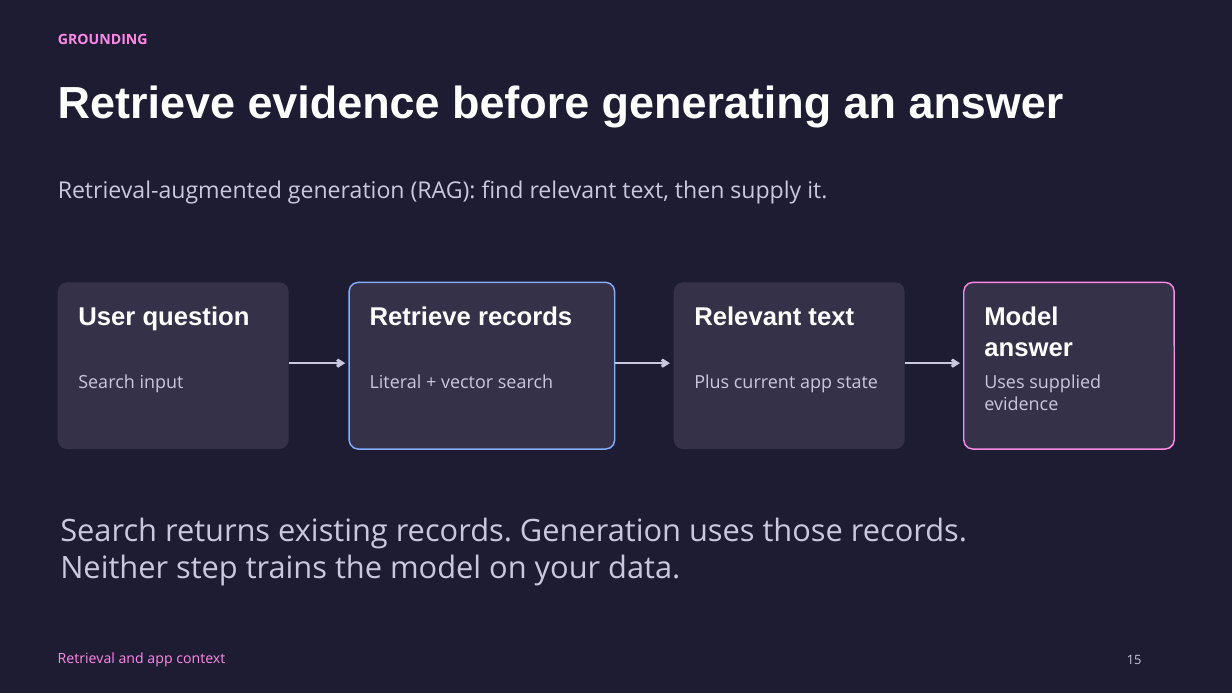
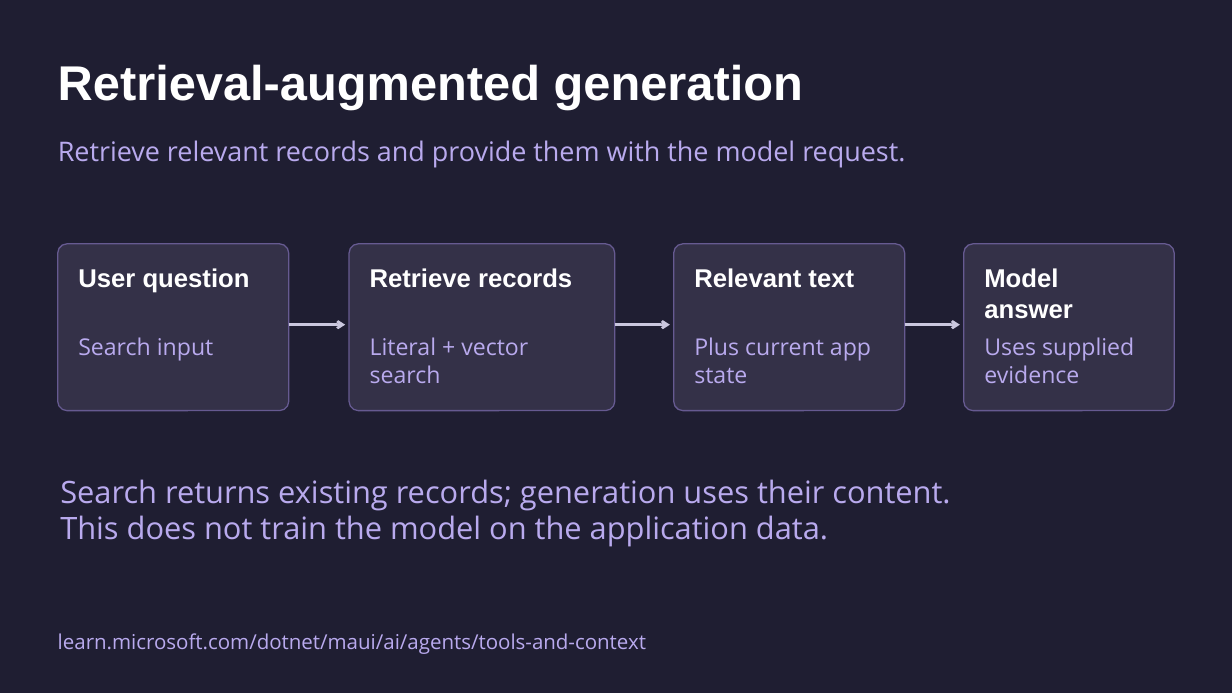
Before and after one commit to mattleibow/dotnetconf2026, a slide deck: slide 15 of slides.pptx. Drawn at 1232x693 pixels with LibreOffice and Linux fonts; fonts in the diff are those of the drawing. Boxes give left, top, right and bottom in pixels: in the first picture for what was removed or moved away, otherwise in the second. Text is boxed around its words. In the diff, an @@ line names an element or a change of style, - is before the commit and + after.

```diff
--- a/slides.pptx
+++ b/slides.pptx
@@ background #1E1C32 to #1F1E32 @@
@@ text removed at (58, 33, 148, 44) @@
-GROUNDING
@@ text at (58, 64, 803, 109): text changed; size 35 to 38 pt @@
-Retrieve evidence before generating an answer
+Retrieval-augmented generation
@@ text at (58, 140, 905, 168): text changed; size 18 to 21 pt; text colour #CAC7DE to #B9AAEE @@
-Retrieval-augmented generation (RAG): find relevant text, then supply it.
+Retrieve relevant records and provide them with the model request.
@@ rounded rectangle at (57, 244, 288, 411): outline none to #665A91 1 pt @@
@@ rounded rectangle at (349, 244, 616, 411): outline #86AEFF 1.1 pt to #665A91 1 pt @@
@@ rounded rectangle at (674, 244, 905, 411): outline none to #665A91 1 pt @@
@@ 8 texts, 4 rounded rectangles, 3 arrows: place and size @@
-8 texts, 4 rounded rectangles, 3 arrows at (57, 283, 1175, 450)
+8 texts, 4 rounded rectangles, 3 arrows at (57, 244, 1175, 411)
@@ rounded rectangle at (964, 244, 1175, 411): outline #FF89E7 1.1 pt to #665A91 1 pt @@
@@ size 14 to 18 pt, text colour #CAC7DE to #B9AAEE in 4 elements at (78, 337, 213, 361), (370, 337, 528, 383), (694, 337, 871, 383), (984, 337, 1134, 383) @@
@@ text at (60, 479, 950, 547): text changed; text colour #CAC7DE to #B9AAEE @@
-Search returns existing records. Generation uses those records.
-Neither step trains the model on your data.
+Search returns existing records; generation uses their content.
+This does not train the model on the application data.
@@ text removed at (58, 652, 225, 667) @@
-Retrieval and app context
@@ text added at (58, 633, 646, 654), 16 pt, text #B9AAEE @@
+learn.microsoft.com/dotnet/maui/ai/agents/tools-and-context
@@ text removed at (1127, 655, 1142, 664) @@
-15
```
Also in this commit, not shown: 26 other slides changed, 8 slides added, 6 slides removed.
